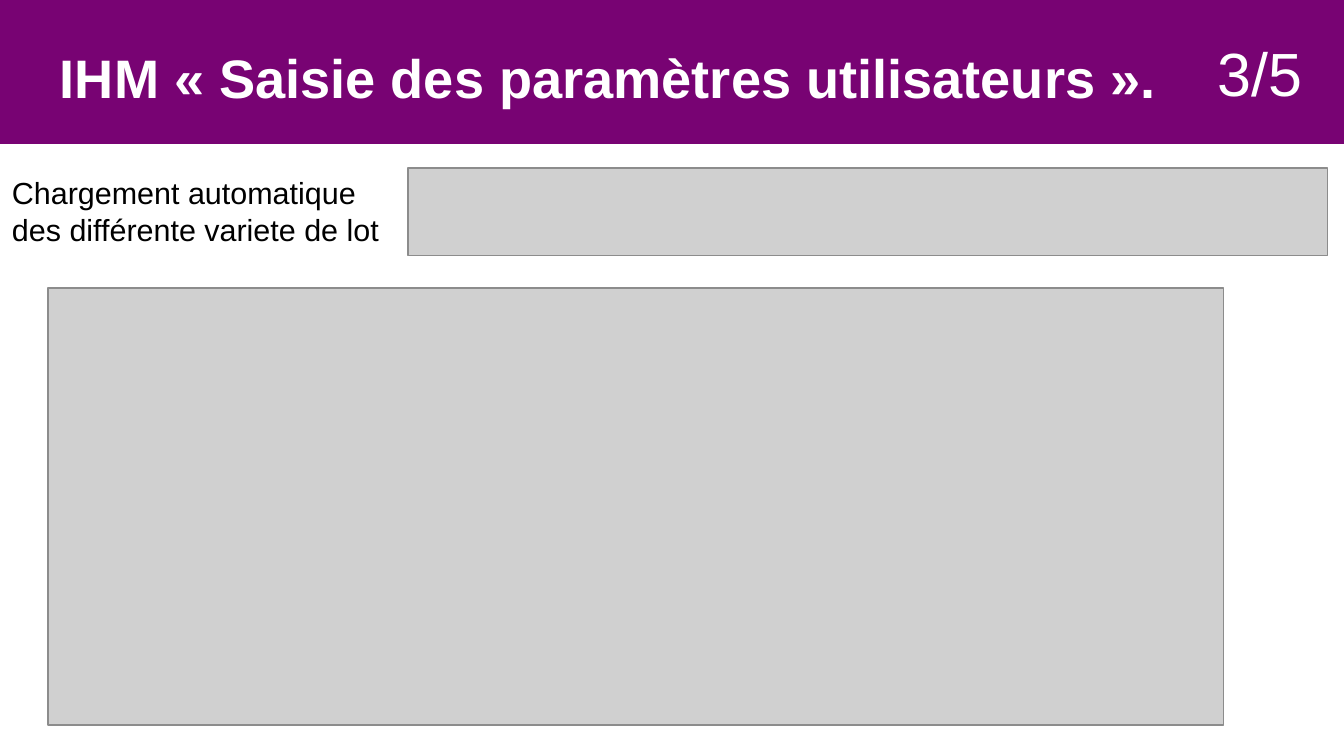
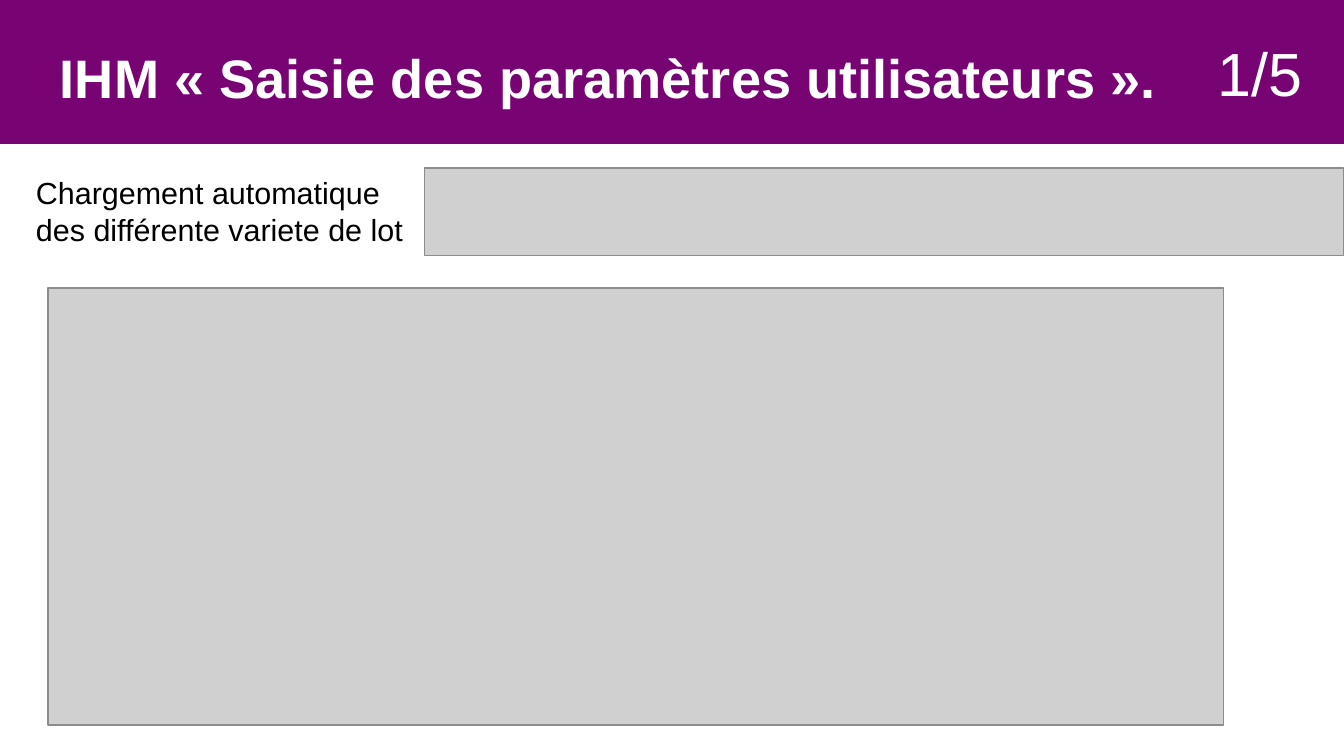
Before and after one commit to Sauvage89/sechoir-houblon, a slide deck: slide 15 of doc/diaporama/revue4/02-revue_sauvage.odp (slide 20 before the commit). Drawn at 1344x756 pixels with LibreOffice and Linux fonts; fonts in the diff are those of the drawing; grey boxes stand for pictures. Boxes give left, top, right and bottom in pixels: in the first picture for what was removed or moved away, otherwise in the second. Text is boxed around its words. In the diff, an @@ line names an element or a change of style, - is before the commit and + after.

```diff
--- a/doc/diaporama/revue4/02-revue_sauvage.odp
+++ b/doc/diaporama/revue4/02-revue_sauvage.odp
@@ text at <box>1217,51,1302,97</box>: text changed @@
-3/5
+1/5
@@ text "Chargement automatique des différente variete ...": place and size @@
-text "Chargement automatique des différente variete ..." at <box>12,182,379,242</box>
+text "Chargement automatique des différente variete ..." at <box>36,182,403,242</box>
@@ picture: place and size @@
-picture at <box>409,168,1328,256</box>
+picture at <box>424,168,1344,256</box>
```
Also in this commit, not shown: 22 other slides changed, 4 slides added, 4 other files.
